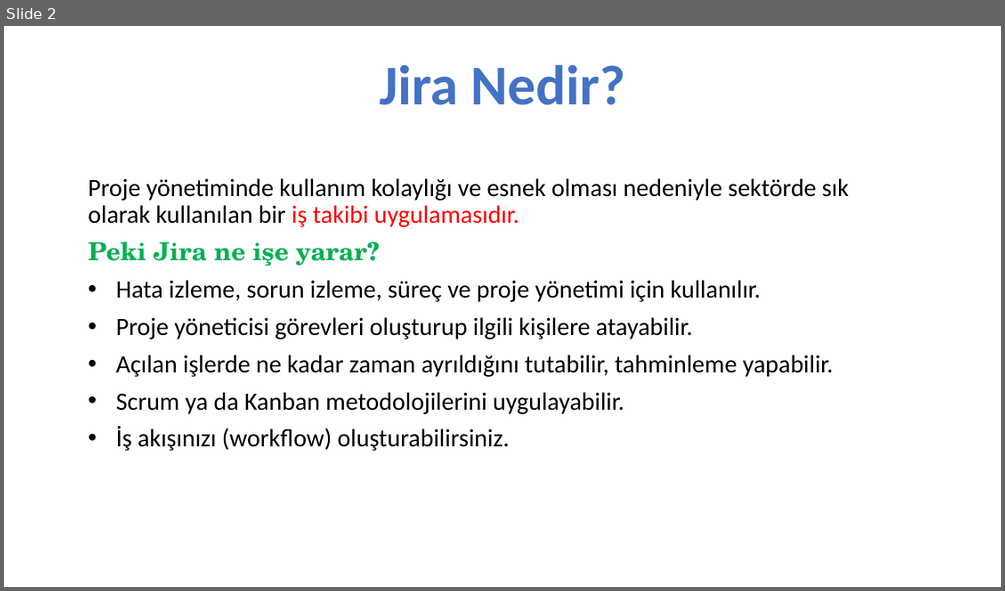
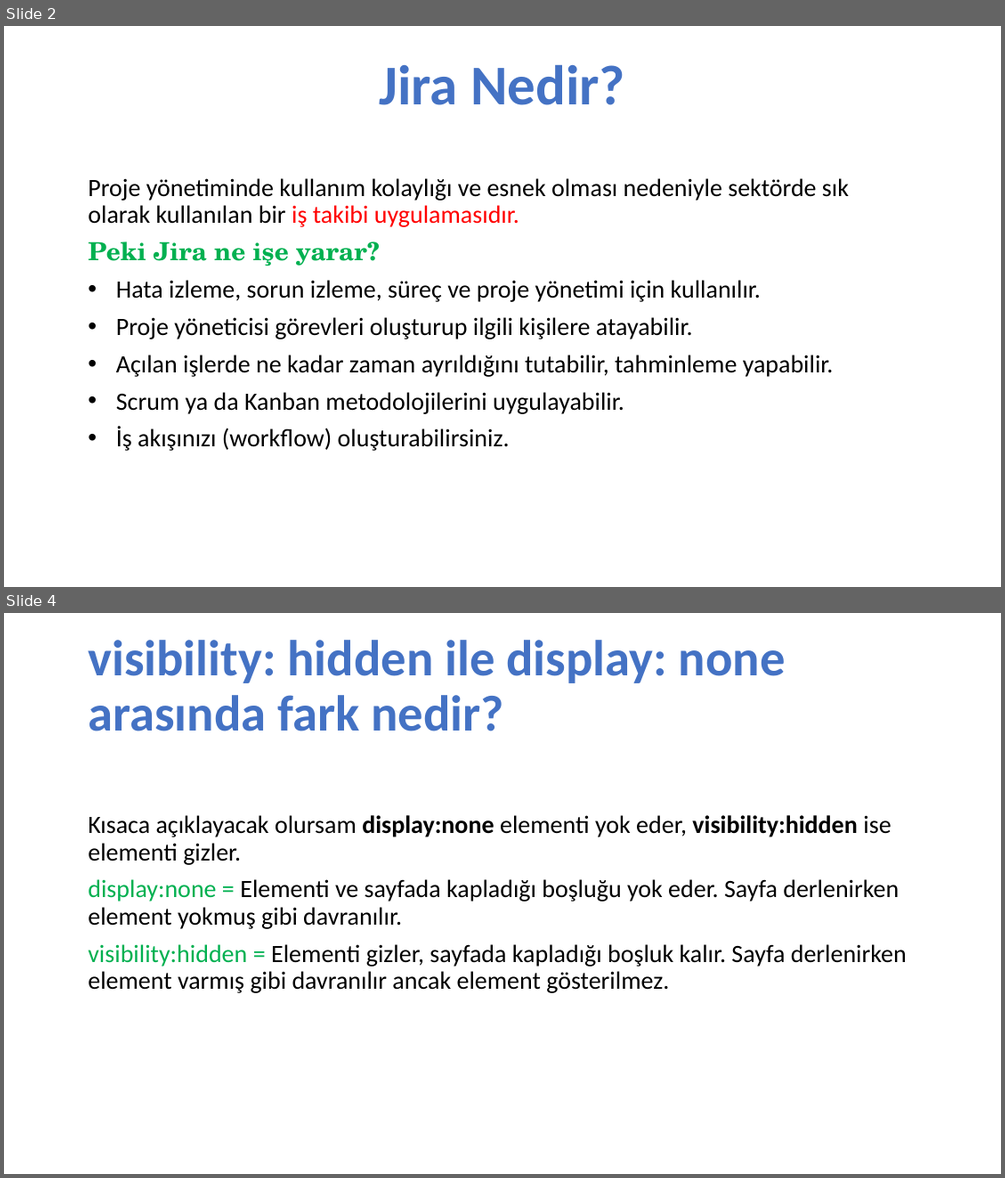
Before and after one commit to TechCareer-FrontEnd-1/tubisad-frontend-uygarsuslu, a slide deck: tubisad-arastirma.pptx. Shown one above the other, each under a label of ours: slide 2 before the commit, slides 2 and 4 after it; the slides between them are not shown. The pictures are 1005x591 and 1005x1178 pixels, drawn with LibreOffice and Linux fonts; fonts in the diff are those of the drawing. Boxes give left, top, right and bottom in pixels: in the first picture for what was removed or moved away, otherwise in the second. Text is boxed around its words. In the diff, an @@ line names an element or a change of style, - is before the commit and + after.

```diff
--- a/tubisad-arastirma.pptx
+++ b/tubisad-arastirma.pptx
@@ slide 4 added at box(4, 613, 1001, 1174), background #FFFFFF @@
@@ title added at box(88, 640, 785, 731), 48.6 pt, text #4472C4, bold @@
+visibility: hidden ile display: none arasında fark nedir?
@@ subtitle added at box(88, 815, 906, 993), 24 pt, text #000000 @@
+Kısaca açıklayacak olursam display:none elementi yok eder, visibility:hidden ise elementi gizler.
+display:none = Elementi ve sayfada kapladığı boşluğu yok eder. Sayfa derlenirken element yokmuş gibi davranılır.
+visibility:hidden = Elementi gizler, sayfada kapladığı boşluk kalır. Sayfa derlenirken element varmış gibi davranılır ancak element gösterilmez.
```
Also in this commit, not shown: 1 slide changed, 3 other slides added.
